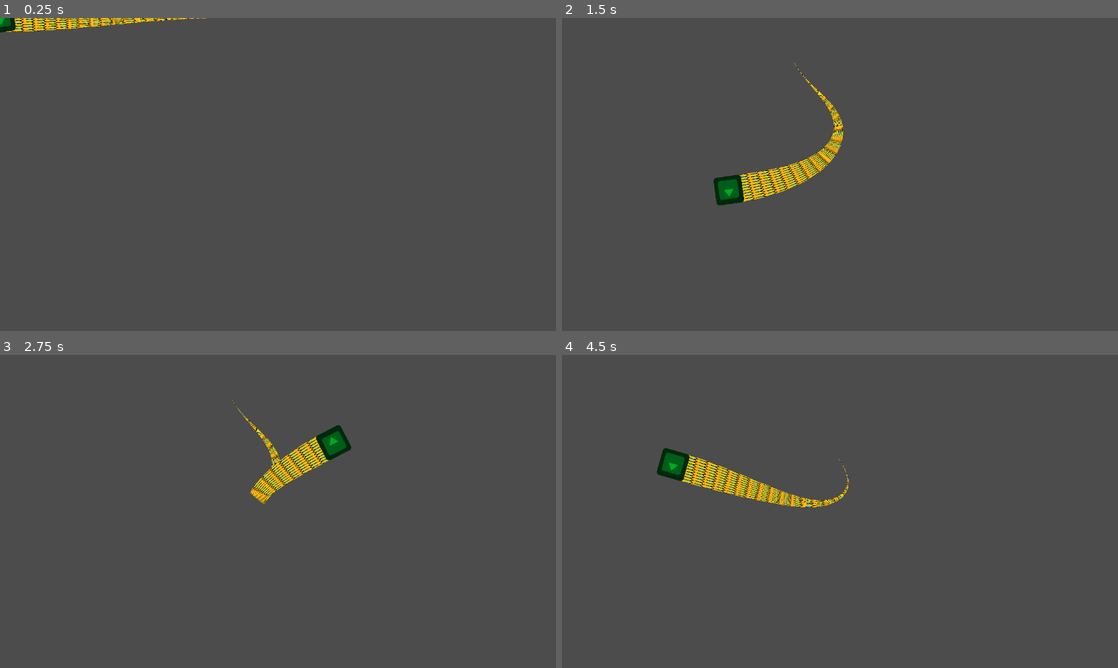
Above: before the commit, frames 1-4 (two rows, left to right).
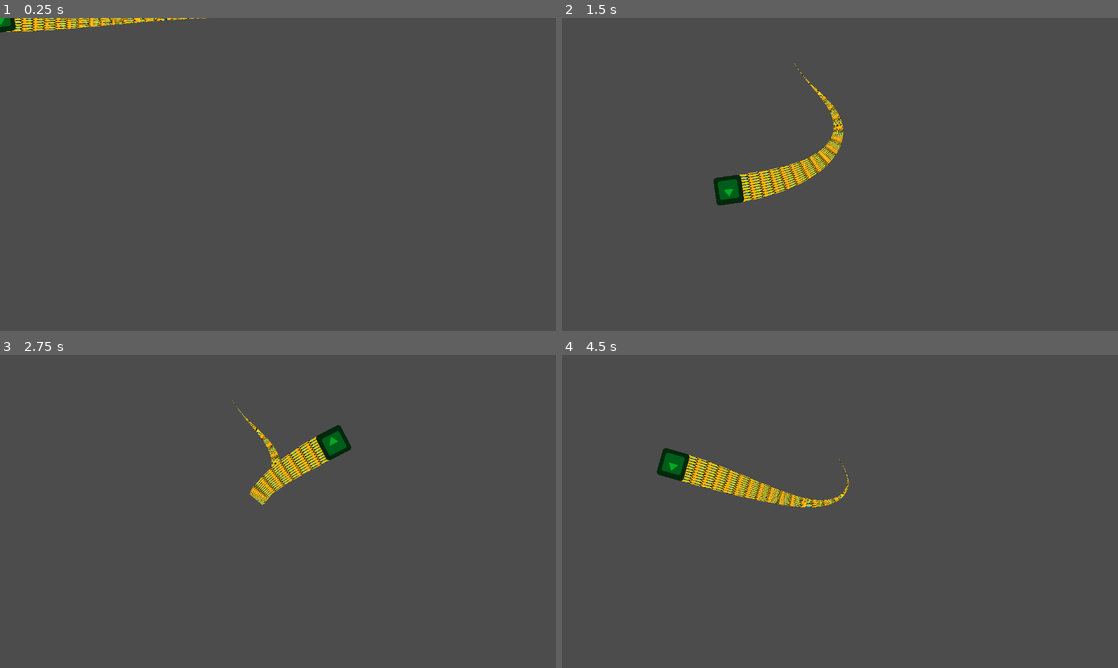
Above: after the commit, the same moments.

Repository: Bumfuzzle91/snake-game
Game: Godot game, scene res://snake/snake.tscn
Same seed, same stepped clock (60 frames per second), same inputs: the game is played once before the commit and once after it. The engine's default icon, where the game draws it, is replaced by a stand-in: a white triangle on a blue panel in a dark square.
Inputs (mouse positions are in pixels of both pictures, inside the frame that each line leads up to):
- Up to frame 1 (0.25 s): no input
- Up to frame 2 (1.5 s): tap Enter at 0.5 s; move the mouse to (962, 158) at 0.52 s; tap Space at 1.25 s; move the mouse to (728, 190) at 1.27 s
- Up to frame 3 (2.75 s): tap Enter at 2 s; move the mouse to (333, 442) at 2.02 s
- Up to frame 4 (4.5 s): tap Space at 2.75, 4.25 s; move the mouse to (812, 574) at 2.77 s; tap Enter at 3.5 s; move the mouse to (1006, 558) at 3.52 s; move the mouse to (673, 464) at 4.27 s

The runs differ from the first frame. In frame 1, 0.2% of the frame differs, in the area x 1-32%, y 0-5%; in frame 2, 0.5%, in the area x 31-51%, y 18-59%; in frame 3, 0.4%; in frame 4, 0.4%.

Commit message:
fixed ancient and previously unknown bug where first segment of body (the tail because points of curve are reversed) appeared to have a triangle artifact. Bug was undiscovered because of the mesh displacement thinning out the body towards the tail, and making the artifact practically invisible.

Diff:
--- a/src/snake/snake_pseudo_mesh.gd
+++ b/src/snake/snake_pseudo_mesh.gd
@@ -77,10 +77,12 @@
 	for i in range(0, segments):
 		var point = points[i]
 		var follow_offset = curve.get_closest_offset(point)
-		var normal = (follow.position - point).normalized()
+
 
 		#path follow offset in pixels
+		#must offset before getting normal, otherwise there are artifacts
 		follow.offset = follow_offset
+		var normal = (follow.position - point).normalized()
 
 		var distort_curve = body.distort_curve_texture.curve
 		#multiply offset by distortion curve. values for interpolate expected to be normalized
